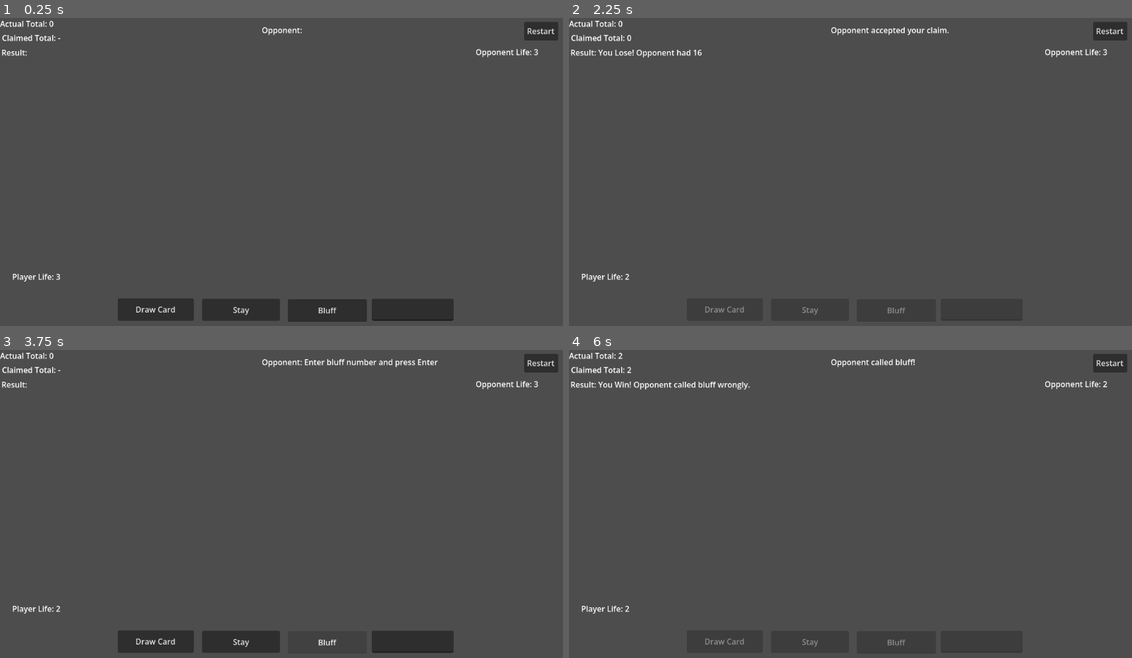
Above: before the commit, frames 1-4 (two rows, left to right).
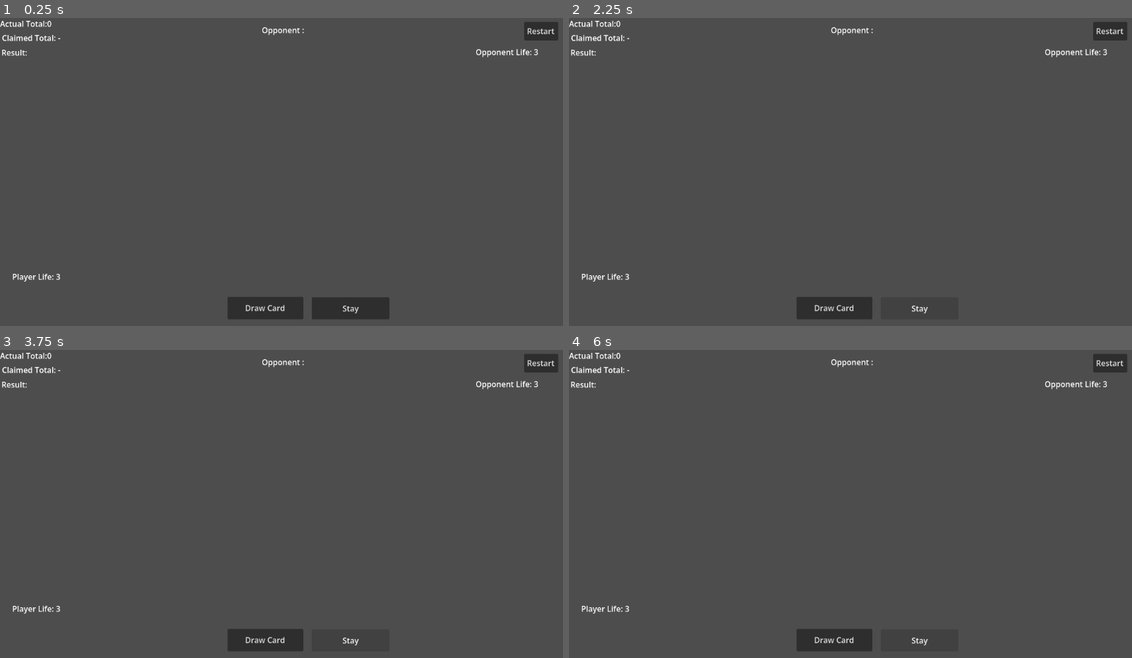
Above: after the commit, the same moments.

Repository: Yatagarasu163/BluffJack
Game: Godot game, scene res://Main.tscn
Same seed, same stepped clock (60 frames per second), same inputs: the game is played once before the commit and once after it.
Inputs (mouse positions are in pixels of both pictures, inside the frame that each line leads up to):
- Up to frame 1 (0.25 s): no input
- Up to frame 2 (2.25 s): click "Draw Card" at 0.5 s; click "Restart" at 1.25 s; click "Stay" at 2 s
- Up to frame 3 (3.75 s): click "Restart" at 2.75 s; click (326, 642) at 3.5 s, where only the run before the commit has a clickable "Bluff"
- Up to frame 4 (6 s): click "Restart" at 4.25 s; click "Draw Card" at 5 s; click "Stay" at 5.75 s

The runs differ from the first frame. In frame 1, 2.7% of the frame differs, in the area x 8-81%, y 0-99%; in frame 2, 0.7%; in frame 3, 2.7%; in frame 4, 0.8%.

Commit message:
Adds a game manager

Diff:
--- a/bluff-jack/Main.gd
+++ b/bluff-jack/Main.gd
@@ -1,4 +1,4 @@
-extends Control
+extends Node2D
 
 #Life Counter
 var player_life = 3
@@ -9,6 +9,9 @@
 var opponent_total = 0
 var game_over = false
 var cards = []
+var is_player_turn = false;
+@onready var bluff_buttons = $Bluff;
+@onready var draw_buttons = $Draw;
 
 # starting the game
 func _ready():
@@ -29,39 +32,66 @@
 	claimed_total = 0
 	opponent_total = randi_range(15, 25)
 	game_over = false
-
-	$ActualTotalLabel.text = "Actual Total: 0"
-	$ClaimedTotalLabel.text = "Claimed Total: -"
-	$ResultLabel.text = "Result:"
-	$OpponentActionLabel.text = "Opponent:"
-	$BluffInput.text = ""
-
-	set_buttons_enabled(true)
+	draw_cards();
+
+	print(cards);
+
+	#$ActualTotalLabel.text = "Actual Total: 0"
+	#$ClaimedTotalLabel.text = "Claimed Total: -"
+	#$ResultLabel.text = "Result:"
+	#$OpponentActionLabel.text = "Opponent:"
+
+	to_phase_1();
+
 # Drawing the card
 func _on_draw_card_button_pressed():
-	if game_over:
-		return
-
-	if cards.size() >= 5:
-		$ResultLabel.text = "Result: Max 5 cards drawn"
-		return
-
-	var card = randi_range(1, 9)
-	cards.append(card)
-
-	actual_total = 0
-	for i in cards:
-		actual_total += i
+	draw_cards();
+	actual_total = calculate_total();
 
 	$ActualTotalLabel.text = "Actual Total: " + str(actual_total)
+
+func draw_cards() -> void:
+	if game_over:
+		return;
+
+	if cards.size() < 2:
+		for i in range(2):
+			var card = randi_range(1, 9);
+			cards.append(card);
+		print(cards);
+		return;
+
+	if cards.size() < 5:
+		var card = randi_range(1, 9);
+		cards.append(card);
+		print(cards);
+		return
+
+
+func calculate_total() -> int:
+	var total = 0;
+	for card in cards:
+		total += card;
+	return total;
+
 # To have actual number without bluffing
 func _on_stay_button_pressed():
+	to_phase_2();
 	if game_over:
 		return
 
 	claimed_total = actual_total
 	$ClaimedTotalLabel.text = "Claimed Total: " + str(claimed_total)
 	resolve_opponent_decision()
+
+func to_phase_2() -> void:
+	bluff_buttons.visible = true;
+	bluff_buttons.get_child(1).text = "";
+	draw_buttons.visible = false;
+
+func to_phase_1() -> void:
+	draw_buttons.visible = true;
+	bluff_buttons.visible = false;
 
 # Bluffing mechanic activates
 func _on_bluff_button_pressed():
@@ -105,7 +135,7 @@
 	else:
 		$ResultLabel.text = "Result: Draw! Opponent had " + str(opponent_total)
 		game_over = true
-		set_buttons_enabled(false)
+		to_phase_1();
 
 
 #Winning Logic
@@ -153,7 +183,7 @@
 		$ResultLabel.text = message + " Game Over! You lose the match."
 
 	game_over = true
-	set_buttons_enabled(false)
+	to_phase_1();
 
 # If the opponent loses the round
 func opponent_loses_round(message):
@@ -165,7 +195,7 @@
 		$ResultLabel.text = message + " You win "
 
 	game_over = true
-	set_buttons_enabled(false)
+	to_phase_1();
 
 #Updating Life labels
 func update_life_labels():
--- a/bluff-jack/Main.tscn
+++ b/bluff-jack/Main.tscn
@@ -1,104 +1,102 @@
 [gd_scene format=3 uid="uid://dk8vmtpnubwkt"]
 
 [ext_resource type="Script" uid="uid://b2wxefweqctn1" path="res://Main.gd" id="1_glv2v"]
+[ext_resource type="PackedScene" uid="uid://dx3axclabcvlo" path="res://Scenes/GameManager.tscn" id="2_uu6xs"]
+[ext_resource type="Script" uid="uid://rsbjnj66wmuy" path="res://Scenes/game_manager.gd" id="3_r0du0"]
 
-[node name="Main" type="Control" unique_id=1434437531]
-layout_mode = 3
-anchors_preset = 15
-anchor_right = 1.0
-anchor_bottom = 1.0
-grow_horizontal = 2
-grow_vertical = 2
+[node name="Main" type="Node2D" unique_id=893868877 groups=["Player"]]
 script = ExtResource("1_glv2v")
 
-[node name="ActualTotalLabel" type="Label" parent="." unique_id=208028226]
-layout_mode = 0
+[node name="ActualTotalLabel" type="Label" parent="." unique_id=376982041]
 offset_right = 166.0
 offset_bottom = 39.0
 text = "Actual Total:0"
+metadata/_edit_use_anchors_ = true
 
-[node name="ClaimedTotalLabel" type="Label" parent="." unique_id=1434321453]
-layout_mode = 0
+[node name="ClaimedTotalLabel" type="Label" parent="." unique_id=448312306]
 offset_left = 4.0
 offset_top = 29.0
 offset_right = 150.0
 offset_bottom = 66.0
 text = "Claimed Total: -"
+metadata/_edit_use_anchors_ = true
 
-[node name="ResultLabel" type="Label" parent="." unique_id=19634505]
-layout_mode = 0
+[node name="ResultLabel" type="Label" parent="." unique_id=1334867070]
 offset_left = 3.0
 offset_top = 59.0
-offset_right = 43.0
+offset_right = 56.0
 offset_bottom = 82.0
 text = "Result:"
+metadata/_edit_use_anchors_ = true
 
-[node name="OpponentActionLabel" type="Label" parent="." unique_id=1125779560]
-layout_mode = 0
+[node name="OpponentActionLabel" type="Label" parent="." unique_id=1513859817]
 offset_left = 535.0
 offset_top = 13.0
 offset_right = 713.0
 offset_bottom = 54.0
 text = "Opponent :"
+metadata/_edit_use_anchors_ = true
 
-[node name="PlayerLifeLabel" type="Label" parent="." unique_id=380823906]
-layout_mode = 0
+[node name="PlayerLifeLabel" type="Label" parent="." unique_id=2146824772]
 offset_left = 25.0
 offset_top = 518.0
 offset_right = 175.0
 offset_bottom = 555.0
 text = "Player Life: 3"
+metadata/_edit_use_anchors_ = true
 
-[node name="OpponentLifeLabel" type="Label" parent="." unique_id=1095877579]
-layout_mode = 0
+[node name="OpponentLifeLabel" type="Label" parent="." unique_id=784453208]
 offset_left = 972.0
 offset_top = 58.0
 offset_right = 1136.0
 offset_bottom = 98.0
 text = "Opponent Life: 3"
+metadata/_edit_use_anchors_ = true
 
-[node name="DrawCardButton" type="Button" parent="." unique_id=2103913346]
-layout_mode = 0
-offset_left = 241.0
-offset_top = 574.0
-offset_right = 396.0
-offset_bottom = 620.0
-text = "Draw Card"
+[node name="Restart" type="Node2D" parent="." unique_id=1896277026]
 
-[node name="StayButton" type="Button" parent="." unique_id=897720575]
-layout_mode = 0
-offset_left = 413.0
-offset_top = 575.0
-offset_right = 572.0
-offset_bottom = 620.0
-text = "Stay"
-
-[node name="BluffButton" type="Button" parent="." unique_id=1269392777]
-layout_mode = 0
-offset_left = 588.0
-offset_top = 576.0
-offset_right = 750.0
-offset_bottom = 622.0
-text = "Bluff"
-
-[node name="BluffInput" type="LineEdit" parent="." unique_id=529269308]
-layout_mode = 0
-offset_left = 760.0
-offset_top = 575.0
-offset_right = 927.0
-offset_bottom = 620.0
-text = "Enter Bluff Number"
-
-[node name="RestartButton" type="Button" parent="." unique_id=1065755933]
-layout_mode = 0
+[node name="RestartButton" type="Button" parent="Restart" unique_id=1281447820]
 offset_left = 1071.0
 offset_top = 8.0
 offset_right = 1141.0
 offset_bottom = 46.0
 text = "Restart"
+metadata/_edit_use_anchors_ = true
 
-[connection signal="pressed" from="DrawCardButton" to="." method="_on_draw_card_button_pressed"]
-[connection signal="pressed" from="StayButton" to="." method="_on_stay_button_pressed"]
-[connection signal="pressed" from="BluffButton" to="." method="_on_bluff_button_pressed"]
-[connection signal="text_submitted" from="BluffInput" to="." method="_on_bluff_input_text_submitted"]
-[connection signal="pressed" from="RestartButton" to="." method="_on_restart_button_pressed"]
+[node name="Bluff" type="Node2D" parent="." unique_id=1481535271]
+visible = false
+
+[node name="BluffButton" type="Button" parent="Bluff" unique_id=927721919]
+offset_left = 462.0
+offset_top = 572.0
+offset_right = 624.0
+offset_bottom = 618.0
+text = "Bluff"
+
+[node name="BluffInput" type="LineEdit" parent="Bluff" unique_id=1772715640]
+offset_left = 634.0
+offset_top = 571.0
+offset_right = 801.0
+offset_bottom = 616.0
+text = "Enter Bluff Number"
+
+[node name="Draw" type="Node2D" parent="." unique_id=700600554]
+
+[node name="DrawCardButton" type="Button" parent="Draw" unique_id=1247646234]
+offset_left = 465.0
+offset_top = 571.0
+offset_right = 620.0
+offset_bottom = 617.0
+text = "Draw Card"
+metadata/_edit_use_anchors_ = true
+
+[node name="StayButton" type="Button" parent="Draw" unique_id=725157621]
+offset_left = 637.0
+offset_top = 572.0
+offset_right = 796.0
+offset_bottom = 617.0
+text = "Stay"
+metadata/_edit_use_anchors_ = true
+
+[node name="GameManager" parent="." unique_id=1851428323 instance=ExtResource("2_uu6xs")]
+script = ExtResource("3_r0du0")
--- /dev/null
+++ b/bluff-jack/Scenes/GameManager.tscn
@@ -0,0 +1,6 @@
+[gd_scene format=3 uid="uid://dx3axclabcvlo"]
+
+[ext_resource type="Script" uid="uid://b2wxefweqctn1" path="res://Main.gd" id="1_m2tc1"]
+
+[node name="GameManager" type="Node2D" unique_id=1851428323]
+script = ExtResource("1_m2tc1")
--- /dev/null
+++ b/bluff-jack/Scenes/game_manager.gd
@@ -0,0 +1,26 @@
+extends Node2D
+
+var is_player_turn = false;
+
+#Turn mechanics:
+#1) Flip a coin (winner starts)
+#2) Make a choice, pass the turn
+#3) If stays, the next one gets to choose their actions until they stay also
+#4) Both choose to either reveal or bluff
+#5) If one bluff, then other gets to choose to trust or not
+#6) If neither bluffs, compare two numbers
+#7) If both bluffs, both choose whether to accept the bluff or not.
+#8) Calculate who wins, then display the winner and trigger round end stuff
+
+@onready var player = get_tree().get_nodes_in_group("Player")[0];
+
+func _ready() -> void:
+	print(player.is_player_turn);
+
+func start_match() -> void:
+	is_player_turn = randf() < 0.5;
+	player.start_match();
+	player.start_round();
+	if is_player_turn:
+		player.is_player_turn = true;
+	pass
--- a/bluff-jack/project.godot
+++ b/bluff-jack/project.godot
@@ -15,6 +15,11 @@
 config/features=PackedStringArray("4.6", "Forward Plus")
 config/icon="res://icon.svg"
 
+[global_group]
+
+Player=""
+Enemy=""
+
 [physics]
 
 3d/physics_engine="Jolt Physics"
@@ -22,3 +27,4 @@
 [rendering]
 
 rendering_device/driver.windows="d3d12"
+anti_aliasing/quality/msaa_2d=3
Not shown, added: bluff-jack/Scenes/game_manager.gd.uid
